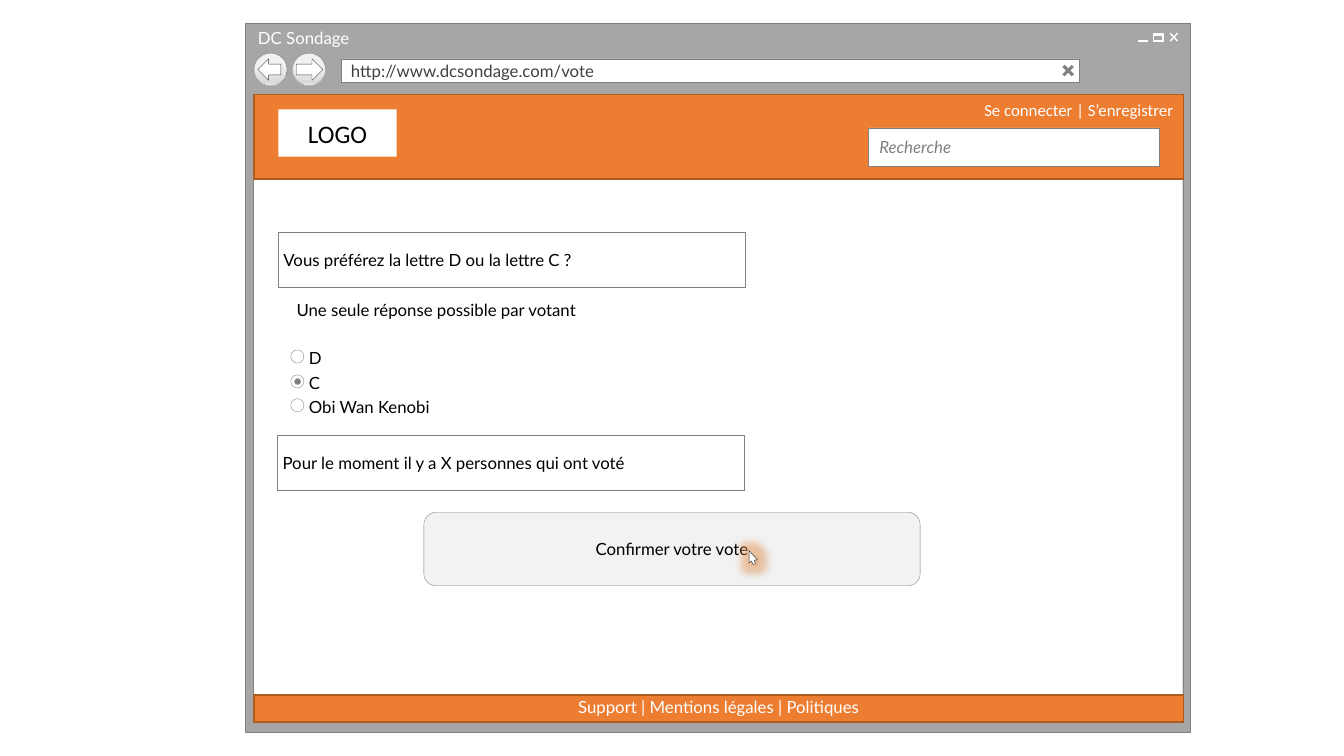
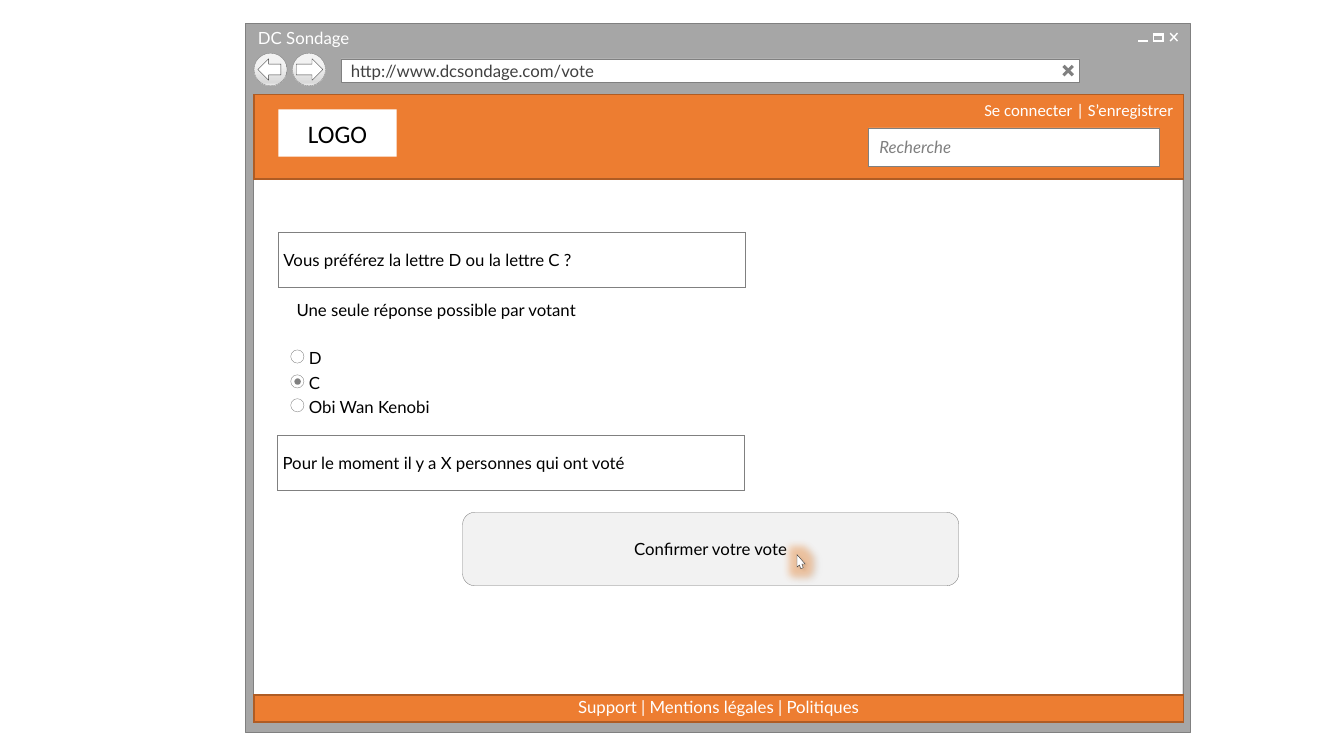
Before and after one commit to cedricbannelier/Projet1, a slide deck: slide 19 of maquetteWeb/maquetteProposition.pptx. Drawn at 1344x756 pixels with LibreOffice and Linux fonts; fonts in the diff are those of the drawing; background and template pictures are left out. Boxes give left, top, right and bottom in pixels: in the first picture for what was removed or moved away, otherwise in the second. Text is boxed around its words. In the diff, an @@ line names an element or a change of style, - is before the commit and + after.

```diff
--- a/maquetteWeb/maquetteProposition.pptx
+++ b/maquetteWeb/maquetteProposition.pptx
@@ rounded rectangle "Confirmer votre vote": place and size @@
-rounded rectangle "Confirmer votre vote" at (424, 512, 921, 586)
+rounded rectangle "Confirmer votre vote" at (463, 512, 959, 586)
@@ freeform shape: place and size @@
-freeform shape at (745, 549, 758, 566)
+freeform shape at (793, 553, 807, 570)
```
Also in this commit, not shown: 19 other slides changed, 1 other file.
